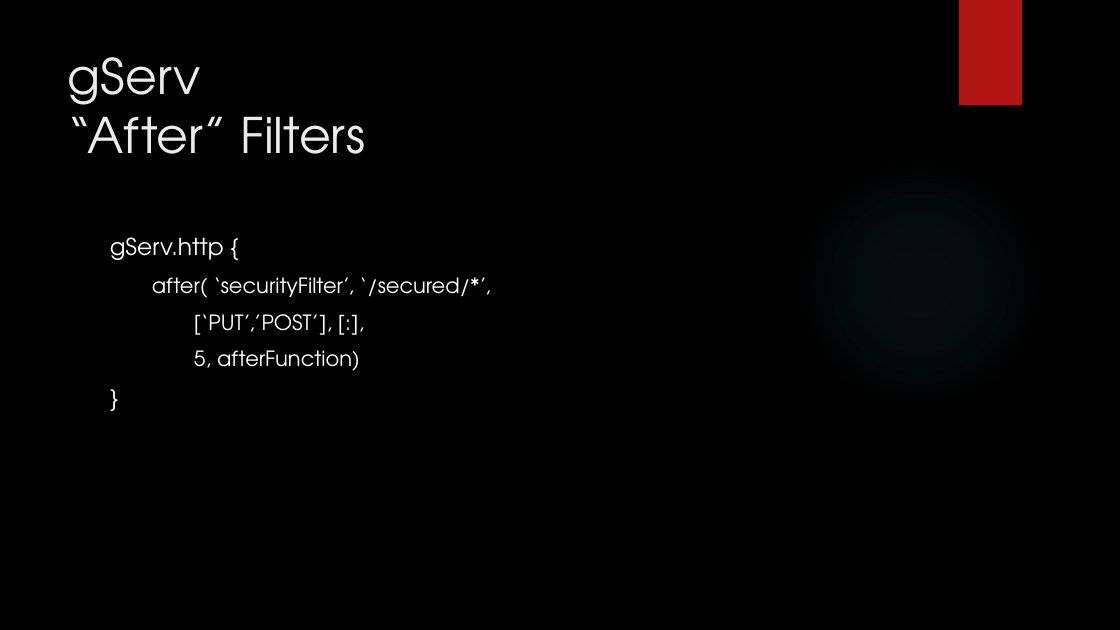
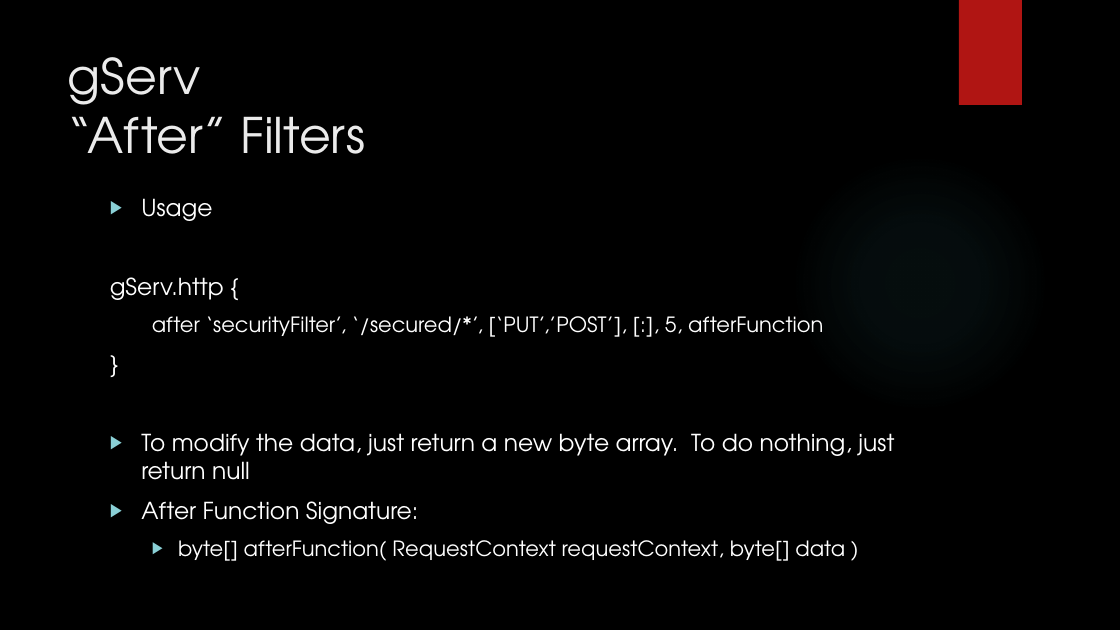
Before and after one commit to javaConductor/gserv, a slide deck: slide 13 of gServ.pptx (slide 17 before the commit). Drawn at 1120x630 pixels with LibreOffice and Linux fonts; fonts in the diff are those of the drawing; background and template pictures are left out. Boxes give left, top, right and bottom in pixels: in the first picture for what was removed or moved away, otherwise in the second. Text is boxed around its words. In the diff, an @@ line names an element or a change of style, - is before the commit and + after.

```diff
--- a/gServ.pptx
+++ b/gServ.pptx
@@ text at (x1=141, y1=198, x2=212, y2=221): paragraph added @@
+▶ Usage
@@ text at (x1=152, y1=316, x2=823, y2=337): text changed @@
-  after( ‘securityFilter’, ‘/secured/*’,
-  [‘PUT’,’POST’], [:],
-  5, afterFunction)
+  after ‘securityFilter’, ‘/secured/*’, [‘PUT’,’POST’], [:], 5, afterFunction
@@ text at (x1=141, y1=433, x2=894, y2=561): paragraphs added @@
+▶ To modify the data, just return a new byte array. To do nothing, just return null
+▶ After Function Signature:
+  ▶ byte[] afterFunction( RequestContext requestContext, byte[] data )
```
Also in this commit, not shown: 14 other slides changed, 2 slides added, 2 slides removed, 40 other files.
